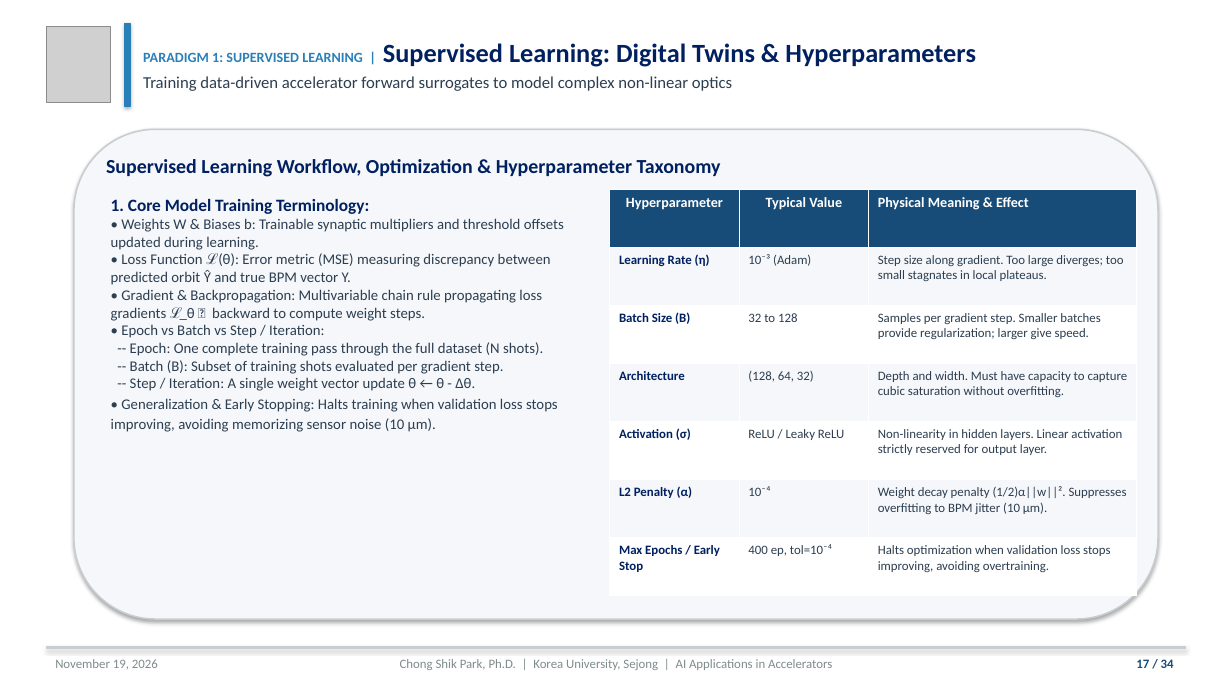
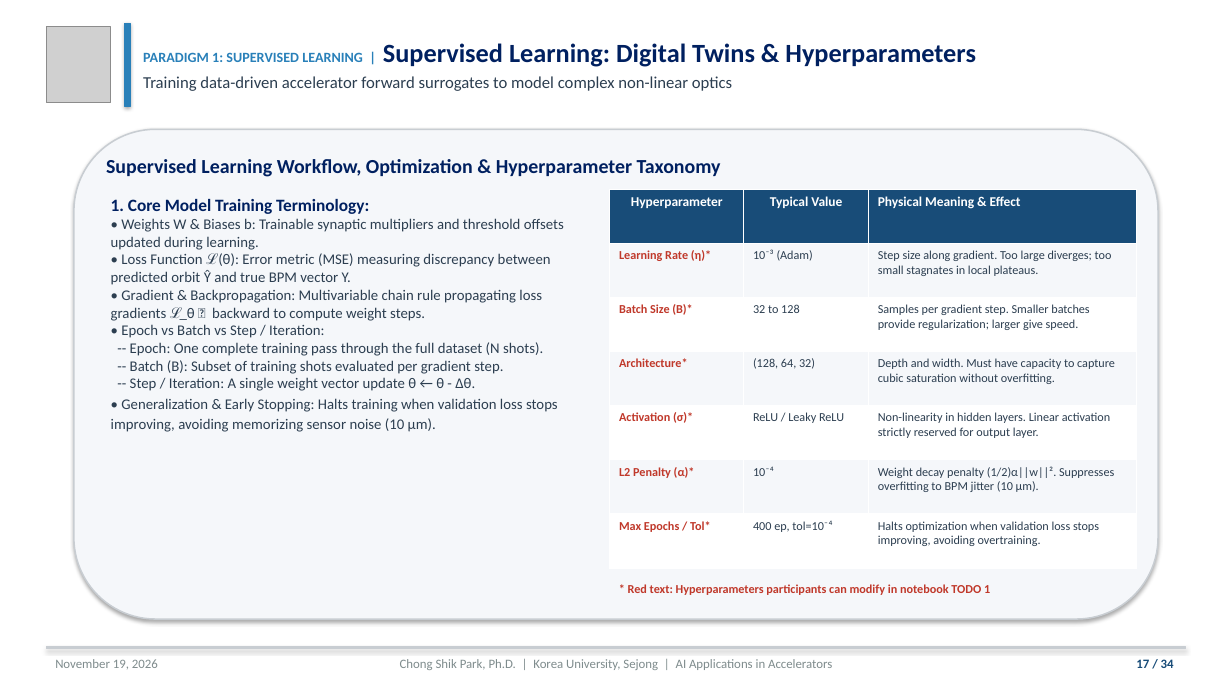
Before and after one commit to cspark7701/ai4acc-mini-hackathon, a slide deck: slide 17 of presentations/Lecture_1_AI_ML_Foundations_and_Control_Slides.pptx. Drawn at 1232x693 pixels with LibreOffice and Linux fonts; fonts in the diff are those of the drawing; grey boxes stand for pictures. Boxes give left, top, right and bottom in pixels: in the first picture for what was removed or moved away, otherwise in the second. Text is boxed around its words. In the diff, an @@ line names an element or a change of style, - is before the commit and + after.

```diff
--- a/presentations/Lecture_1_AI_ML_Foundations_and_Control_Slides.pptx
+++ b/presentations/Lecture_1_AI_ML_Foundations_and_Control_Slides.pptx
@@ table at bbox=[610, 189, 1137, 568] @@
-row 2, column 1: Learning Rate (η)
+row 2, column 1: Learning Rate (η)*
-row 3, column 1: Batch Size (B)
+row 3, column 1: Batch Size (B)*
-row 4, column 1: Architecture
+row 4, column 1: Architecture*
-row 5, column 1: Activation (σ)
+row 5, column 1: Activation (σ)*
-row 6, column 1: L2 Penalty (α)
+row 6, column 1: L2 Penalty (α)*
-row 7, column 1: Max Epochs / Early Stop
+row 7, column 1: Max Epochs / Tol*
@@ size 11 to 10.5 pt in "Hyperparameter", "Typical Value", "Physical Meaning & Effect" @@
@@ size 10 to 9.5 pt in "10⁻³ (Adam)", "Step size along gradient. Too large diverges; ...", "32 to 128", "Samples per gradient step. Smaller batches provide ..." and 8 more places @@
@@ text added at bbox=[628, 584, 990, 595], 9.5 pt, text #C0392B, bold @@
+* Red text: Hyperparameters participants can modify in notebook TODO 1
```
Also in this commit, not shown: 6 other slides changed, 6 other files.
